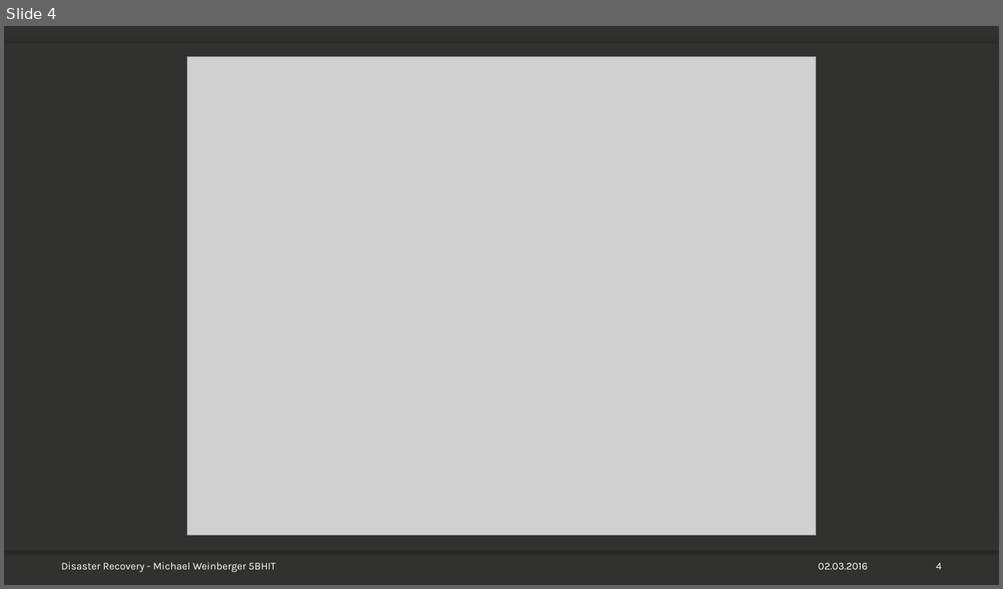
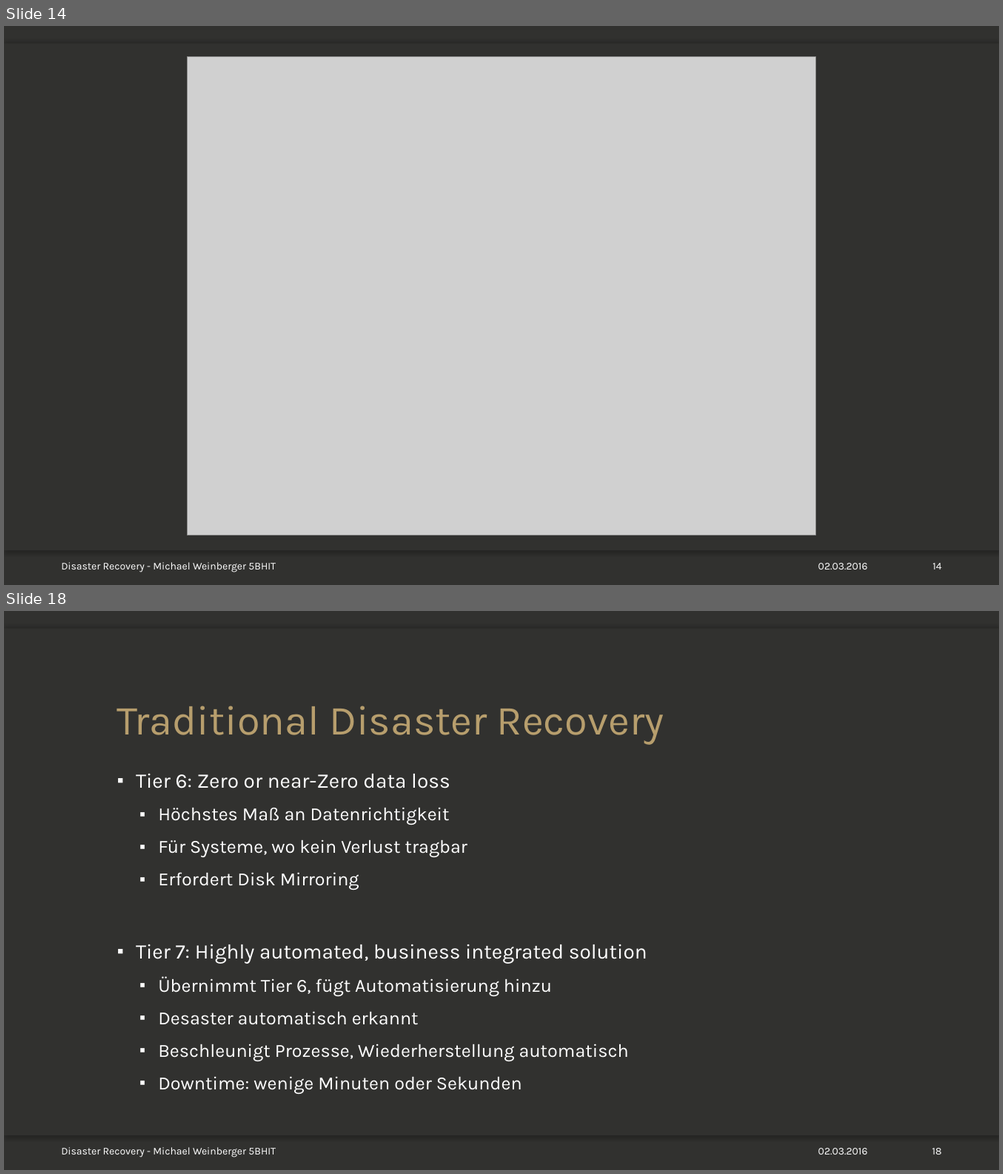
Before and after one commit to mweinberger-tgm/SYT-Referat, a slide deck: Disaster-Recovery_Weinb_5BHIT.pptx. Shown one above the other, each under a label of ours: slide 4 before the commit, slides 14 and 18 after it; the slides between them are not shown. The pictures are 1003x589 and 1003x1174 pixels, drawn with LibreOffice and Linux fonts; fonts in the diff are those of the drawing; grey boxes stand for pictures; background and template pictures are left out. Boxes give left, top, right and bottom in pixels: in the first picture for what was removed or moved away, otherwise in the second. Text is boxed around its words. In the diff, an @@ line names an element or a change of style, - is before the commit and + after.

```diff
--- a/Disaster-Recovery_Weinb_5BHIT.pptx
+++ b/Disaster-Recovery_Weinb_5BHIT.pptx
@@ slide 18 added at [4,611,999,1170], background picture (left out); not listed: 3 template elements that a slide beside it also shows @@
@@ title added at [117,706,663,745], 40 pt, text #B79E6D @@
+Traditional Disaster Recovery
@@ text added at [136,774,647,1094], 18 pt, text #FFFFFF @@
+▪ Tier 6: Zero or near-Zero data loss
+  ▪ Höchstes Maß an Datenrichtigkeit
+  ▪ Für Systeme, wo kein Verlust tragbar
+  ▪ Erfordert Disk Mirroring
+▪ Tier 7: Highly automated, business integrated solution
+  ▪ Übernimmt Tier 6, fügt Automatisierung hinzu
+  ▪ Desaster automatisch erkannt
+  ▪ Beschleunigt Prozesse, Wiederherstellung automatisch
+  ▪ Downtime: wenige Minuten oder Sekunden
@@ text added at [61,1147,276,1158], 10 pt, text #FFFFFF @@
+Disaster Recovery - Michael Weinberger 5BHIT
@@ text added at [818,1148,868,1155], 10 pt, text #FFFFFF @@
+02.03.2016
@@ page number added at [932,1148,942,1155], 10 pt, text #FFFFFF @@
+18
@@ what was slide 4 is now slide 14 @@
@@ page number at [932,563,941,570]: text changed @@
-4
+14
```
Also in this commit, not shown: 2 slides changed, 16 other slides added, 1 other file.
